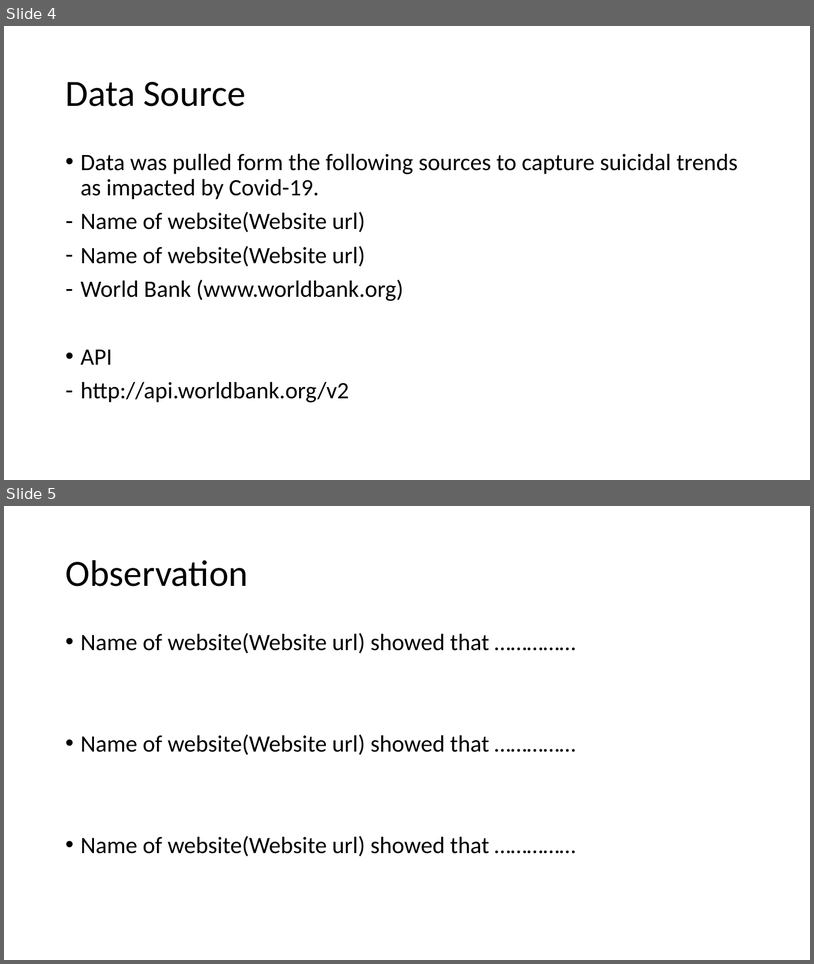
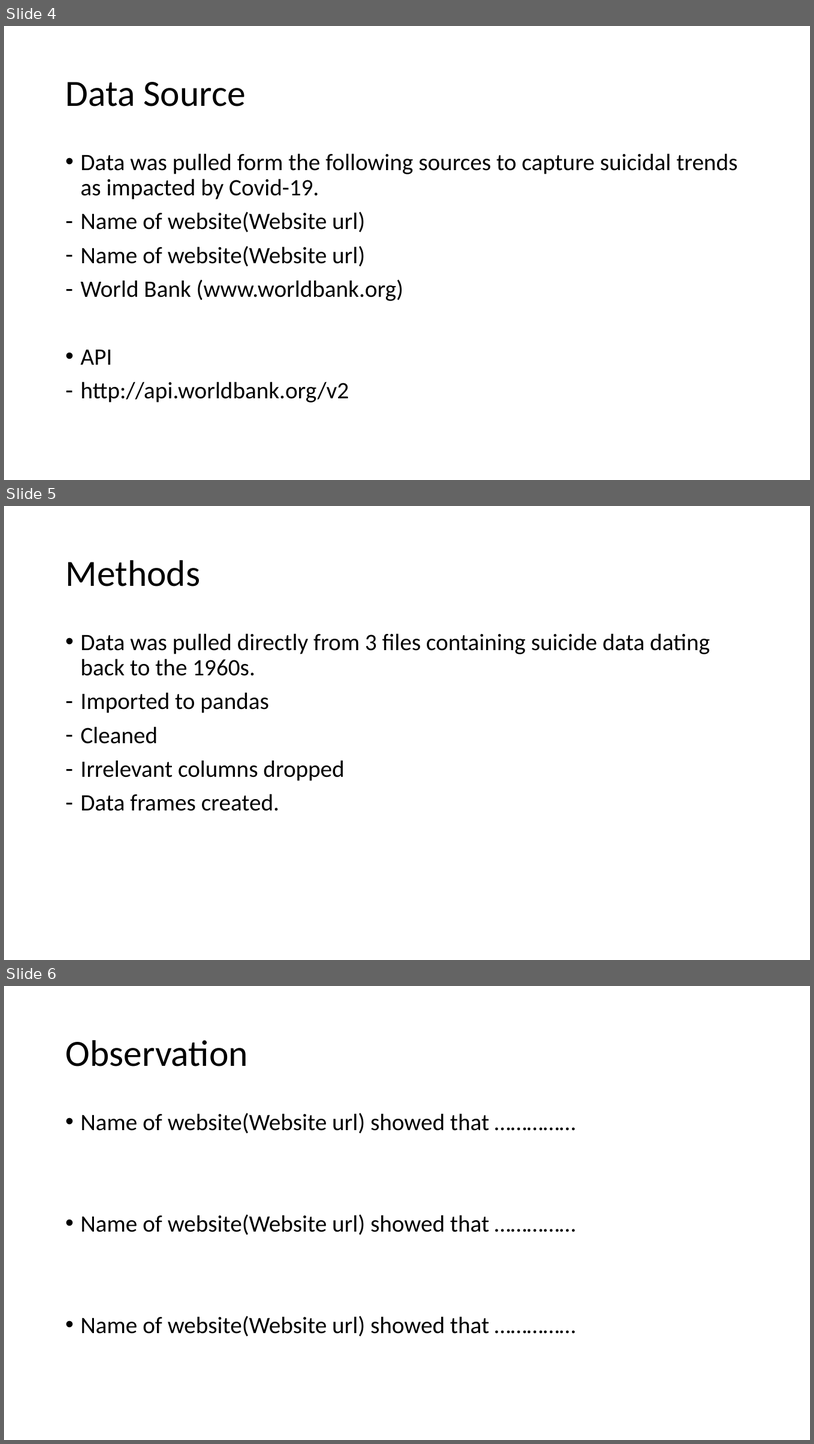
Before and after one commit to BirundhaVaratharajan/Project-1, a slide deck: Project 1 PPT.pptx. Shown one above the other, each under a label of ours: slides 4 and 5 before the commit, slides 4, 5 and 6 after it. The pictures are 814x964 and 814x1444 pixels, drawn with LibreOffice and Linux fonts; fonts in the diff are those of the drawing. Boxes give left, top, right and bottom in pixels: in the first picture for what was removed or moved away, otherwise in the second. Text is boxed around its words. In the diff, an @@ line names an element or a change of style, - is before the commit and + after.

Commit message:
Plotted the title and labels on the US suicide rate chart, modified PPT

```diff
--- a/Project 1 PPT.pptx
+++ b/Project 1 PPT.pptx
@@ slide 5 added at bbox=[4, 506, 810, 960], background #FFFFFF @@
@@ title added at bbox=[65, 560, 200, 586], 44 pt, text #000000 @@
+Methods
@@ text added at bbox=[81, 633, 710, 811], 28 pt, text #000000 @@
+• Data was pulled directly from 3 files containing suicide data dating back to the 1960s.
+– Imported to pandas
+– Cleaned
+– Irrelevant columns dropped
+– Data frames created.
@@ what was slide 5 is now slide 6 @@
```
Also in this commit, not shown: 3 other slides added, 2 slides removed, 1 other file.
